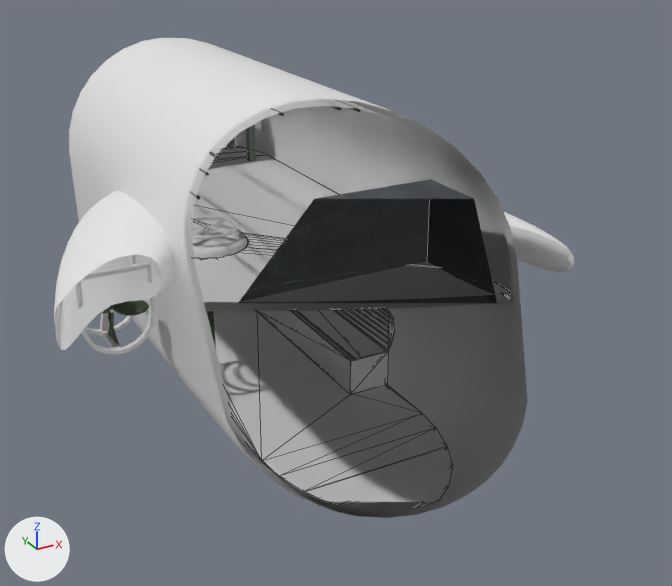
The FBX model Assets/Models/submarine.fbx: old version first, new version second.
Rendered twice from a 50 mm lens placed at (-12.64, -27.9, 13.32), pointed at (1.25, -2.65, 0.7). The lights are fixed; the arrows at lower left show +X, +Y and +Z. Mesh edges are drawn as thin lines on the coarser meshes. Everything nearer to the camera than a plane just in front of the edit is cut away. Where no turn or scale is listed for an object, it has been applied to the vertices.

Objects in the first picture: 'BottomFloor', 'Corpus', 'Luck', 'TurbineStartBox', 'TurbinesDoorUp', 'UpFloor', 'Куб.024'.
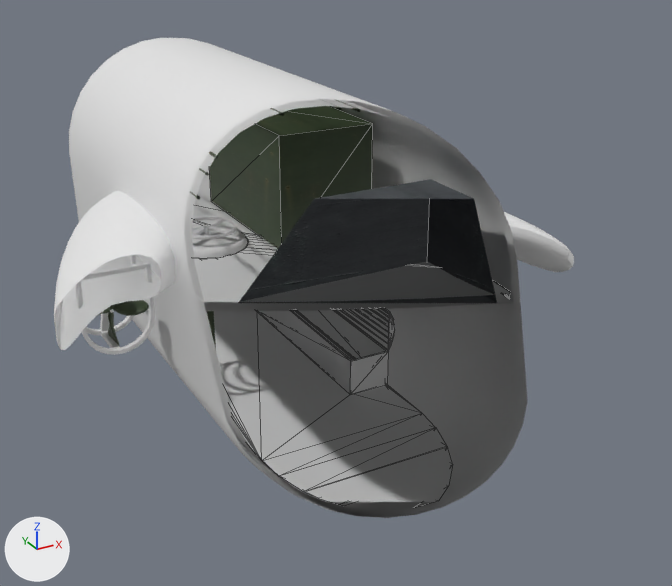
Location of each change, [x1, y1, x2, y2] in pixels of the pictures (672 x 586 px):
```json
{"object": "Куб", "change": "added", "after": [209, 106, 373, 249]}
```

Edits to the scene script, one JSON object a line:
```json
{"op": "add", "block": "me_куб_035_1", "code": ["me_куб_035_1 = bpy.data.meshes.new('Куб.035')", "me_куб_035_1.from_pydata(...)  # a box spanning x -2.14..1.23, y -3.1..3.1, z -1.0..2.9", "me_куб_035_1.materials.append(mat_metal)  # picture img_green_metal_rust_diff_4k_jpg"]}
{"op": "add", "block": "ob_куб", "code": ["ob_куб = bpy.data.objects.new('Куб', me_куб_035_1)", "ob_куб.location = (1.67, 0.97, 3.28)"]}
```
